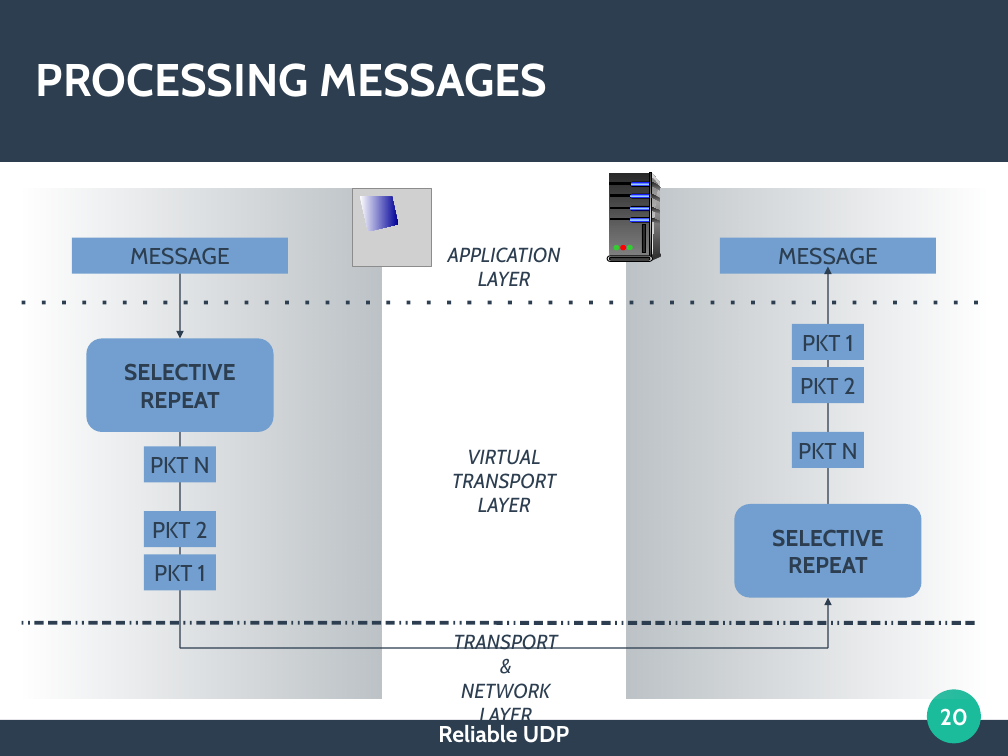
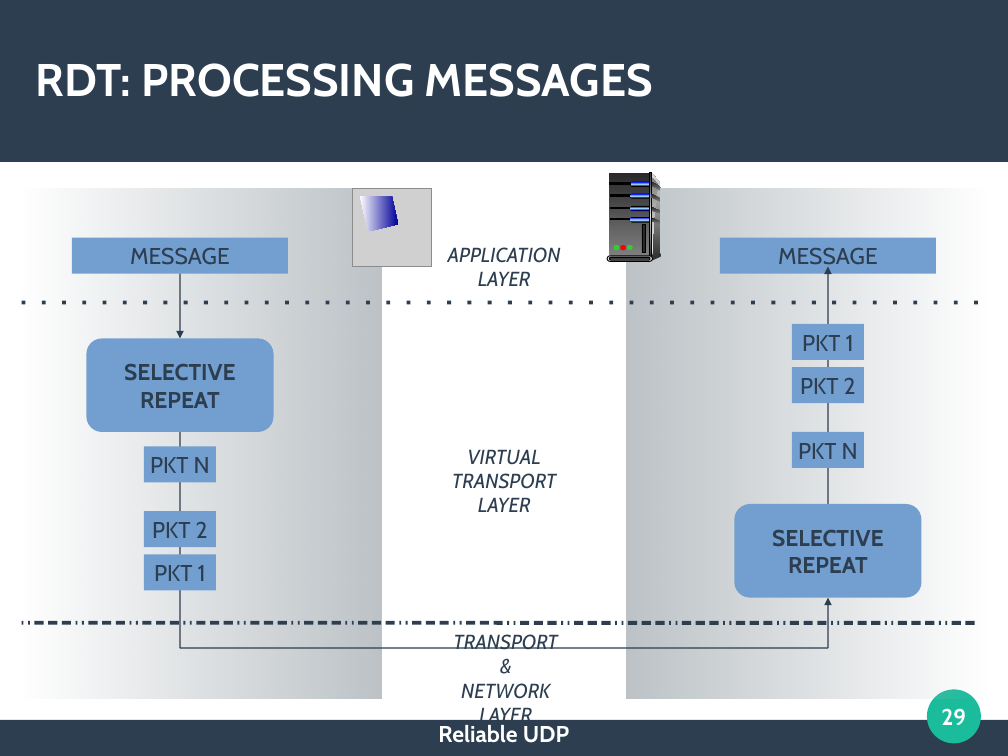
Before and after one commit to RedRum2/reliable-udp, a slide deck: slide 29 of doc/Presentation.odp (slide 20 before the commit). Drawn at 1008x756 pixels with LibreOffice and Linux fonts; fonts in the diff are those of the drawing; grey boxes stand for pictures. Boxes give left, top, right and bottom in pixels: in the first picture for what was removed or moved away, otherwise in the second. Text is boxed around its words. In the diff, an @@ line names an element or a change of style, - is before the commit and + after.

```diff
--- a/doc/Presentation.odp
+++ b/doc/Presentation.odp
@@ title at [36, 63, 653, 97]: text changed @@
-PROCESSING MESSAGES
+RDT: PROCESSING MESSAGES
@@ page number at [941, 708, 966, 725]: text changed @@
-20
+29
```
Also in this commit, not shown: 9 other slides changed, 41 slides added, 1 slide removed, 26 other files.
